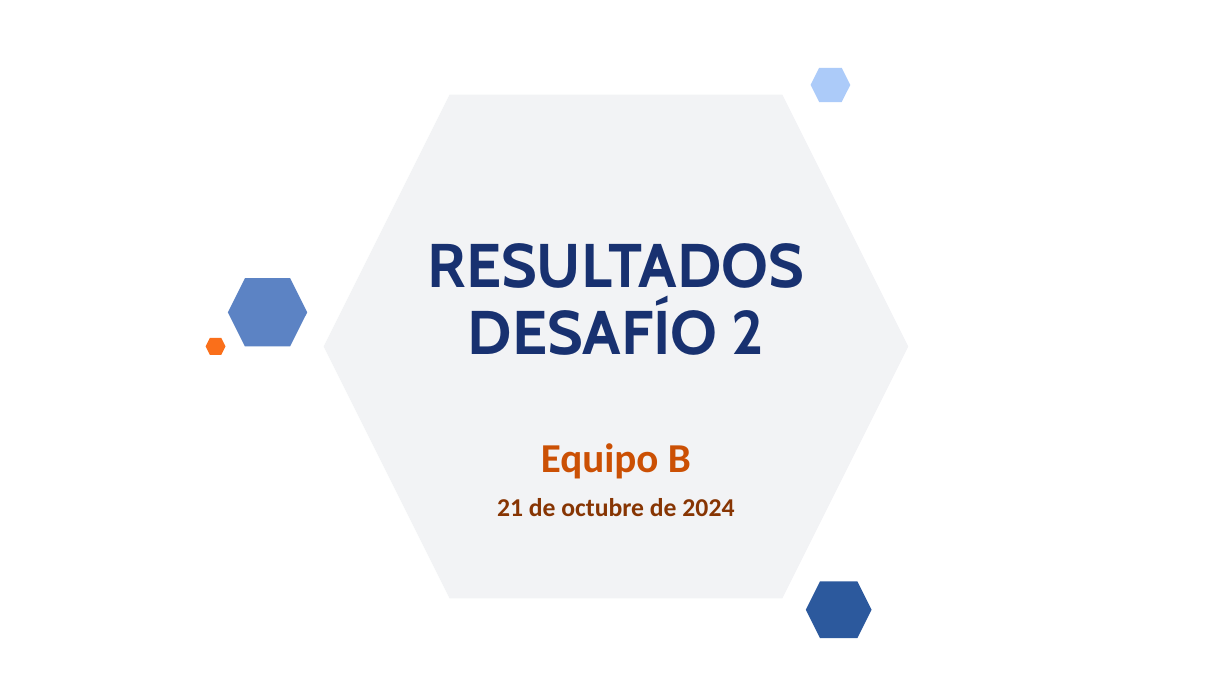
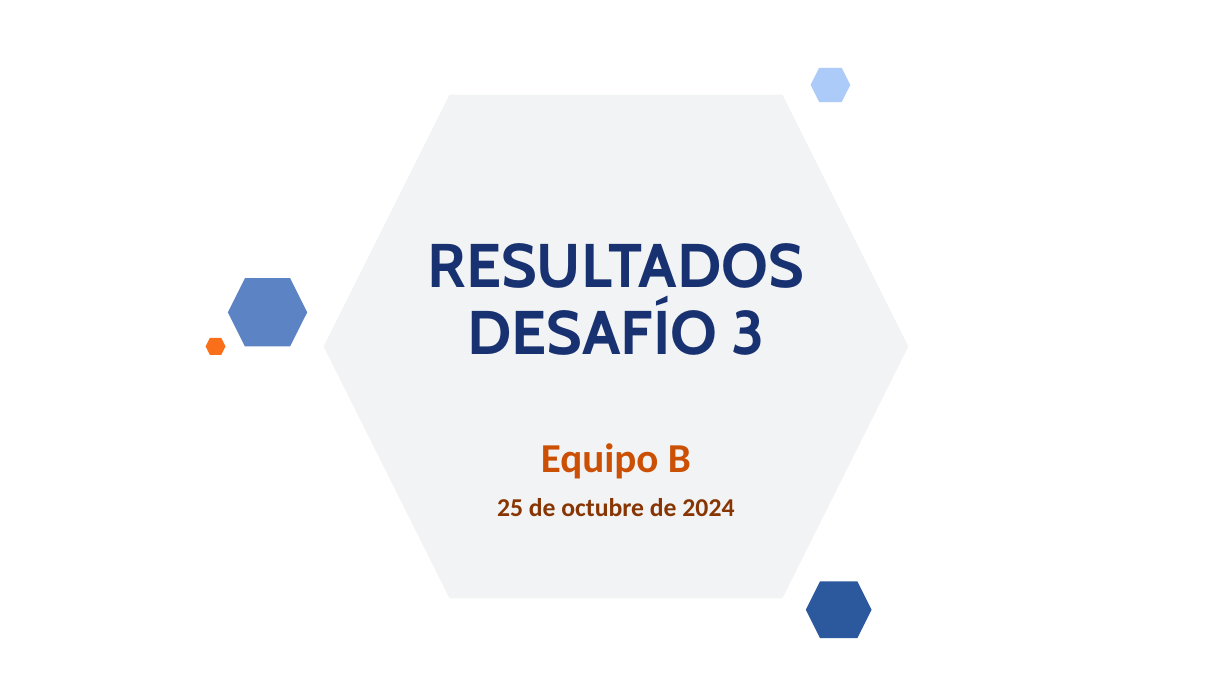
Before and after one commit to MarinaTorba/PersonalDataProrjects, a slide deck: slide 1 of Equip_B/results/S3_Presentacion_Finanzas.pptx. Drawn at 1232x693 pixels with LibreOffice and Linux fonts; fonts in the diff are those of the drawing; background and template pictures are left out. Boxes give left, top, right and bottom in pixels: in the first picture for what was removed or moved away, otherwise in the second. Text is boxed around its words. In the diff, an @@ line names an element or a change of style, - is before the commit and + after.

```diff
--- a/Equip_B/results/S3_Presentacion_Finanzas.pptx
+++ b/Equip_B/results/S3_Presentacion_Finanzas.pptx
@@ title at (x1=428, y1=243, x2=805, y2=355): text changed @@
-RESULTADOS DESAFÍO 2
+RESULTADOS DESAFÍO 3
@@ text at (x1=497, y1=498, x2=734, y2=517): text changed @@
-21 de octubre de 2024
+25 de octubre de 2024
```
Also in this commit, not shown: 2 other slides changed, 3 slides added, 4 slides removed, 1 other file.
